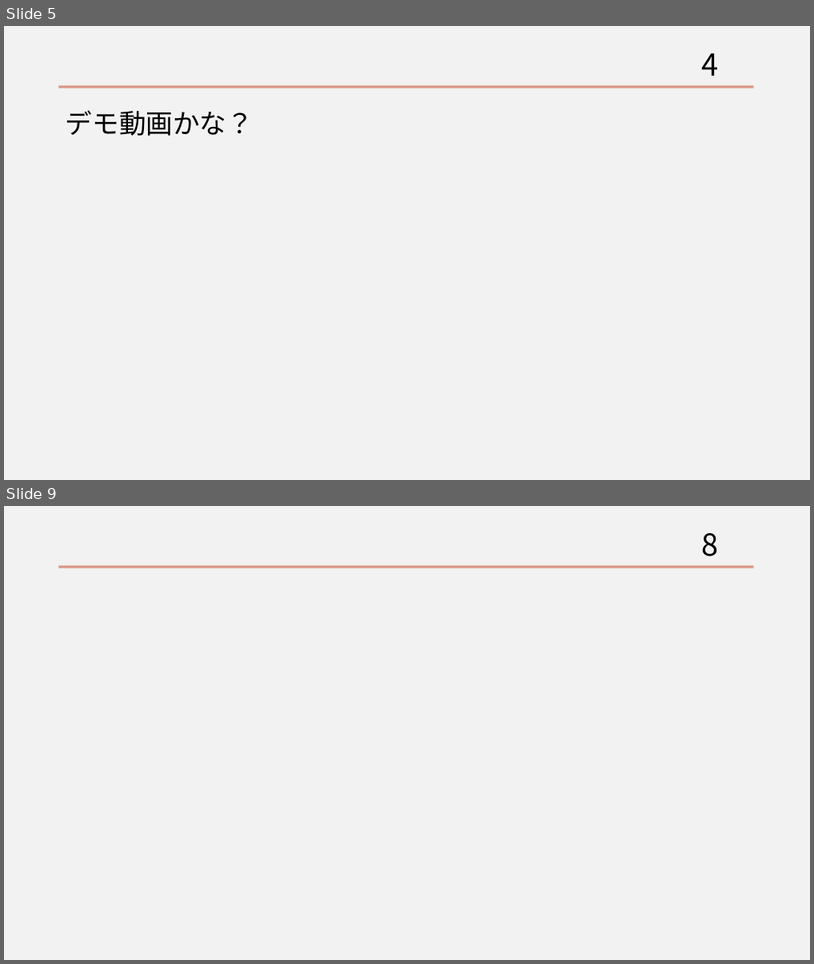
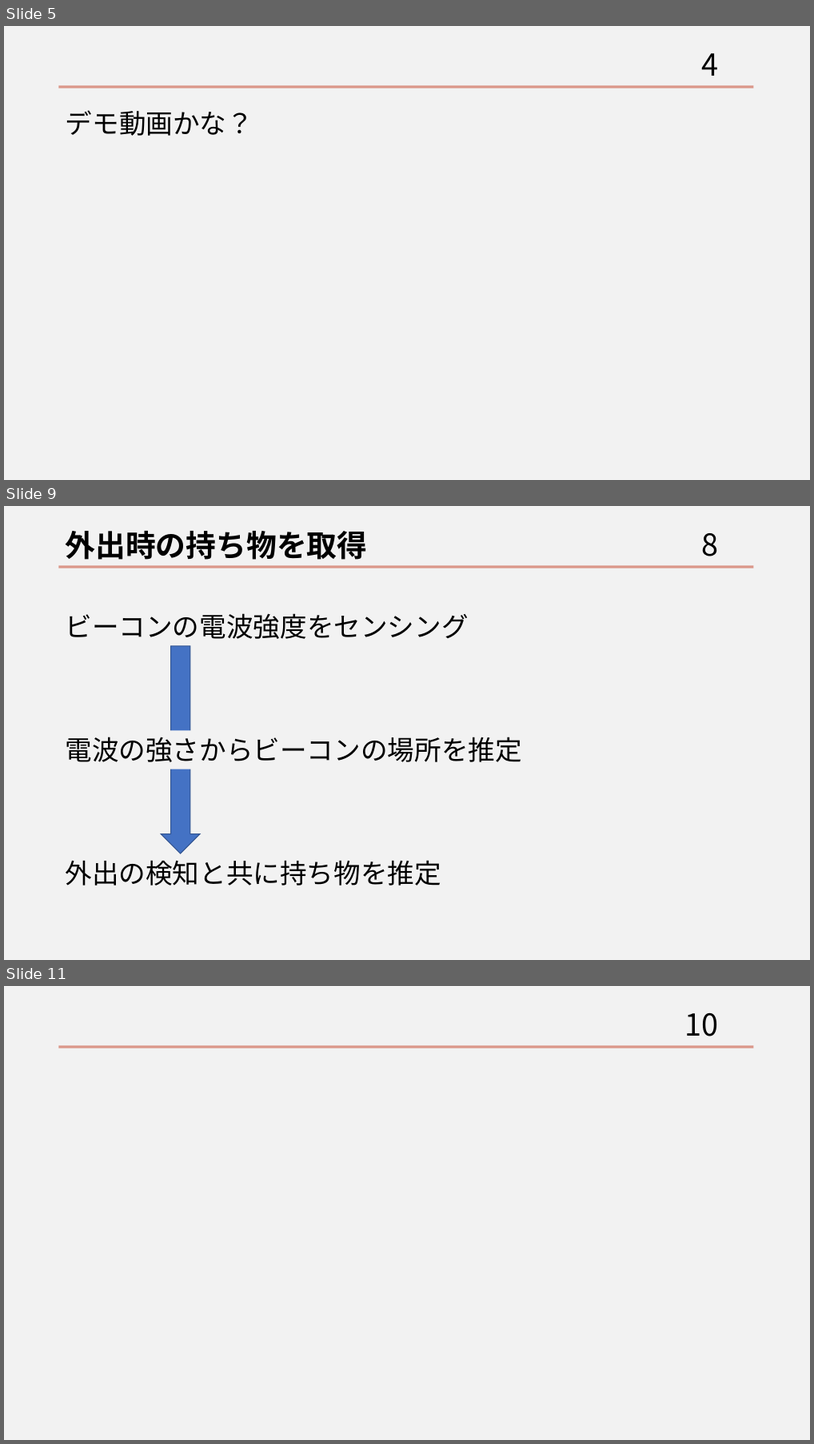
Before and after one commit to tarte-351123/Mr.misplaced, a slide deck: 発表資料.pptx. Shown one above the other, each under a label of ours: slides 5 and 9 before the commit, slides 5, 9 and 11 after it; the slides between them are not shown. The pictures are 814x964 and 814x1444 pixels, drawn with LibreOffice and Linux fonts; fonts in the diff are those of the drawing. Boxes give left, top, right and bottom in pixels: in the first picture for what was removed or moved away, otherwise in the second. Text is boxed around its words. In the diff, an @@ line names an element or a change of style, - is before the commit and + after.

```diff
--- a/発表資料.pptx
+++ b/発表資料.pptx
@@ slide 9 added at (4,506,810,960), background #F2F2F2; not listed: 1 template element that a slide beside it also shows @@
@@ title added at (66,531,368,560), 36 pt, text #000000, bold @@
+外出時の持ち物を取得
@@ page number added at (702,533,718,556), 36 pt, text #000000 @@
+8
@@ text added at (66,613,469,639), 32 pt, text #000000 @@
+ビーコンの電波強度をセンシング
@@ down arrow added at (162,646,200,853), fill #4472C4, outline #325491 1 pt @@
@@ text added at (65,736,522,762), 32 pt, text #000000 @@
+電波の強さからビーコンの場所を推定
@@ text added at (65,860,442,885), 32 pt, text #000000 @@
+外出の検知と共に持ち物を推定
@@ what was slide 9 is now slide 11 @@
@@ page number at (685,1013,718,1036): text changed @@
-8
+10
```
Also in this commit, not shown: 2 slides changed, 1 other slide added, 1 other file.
